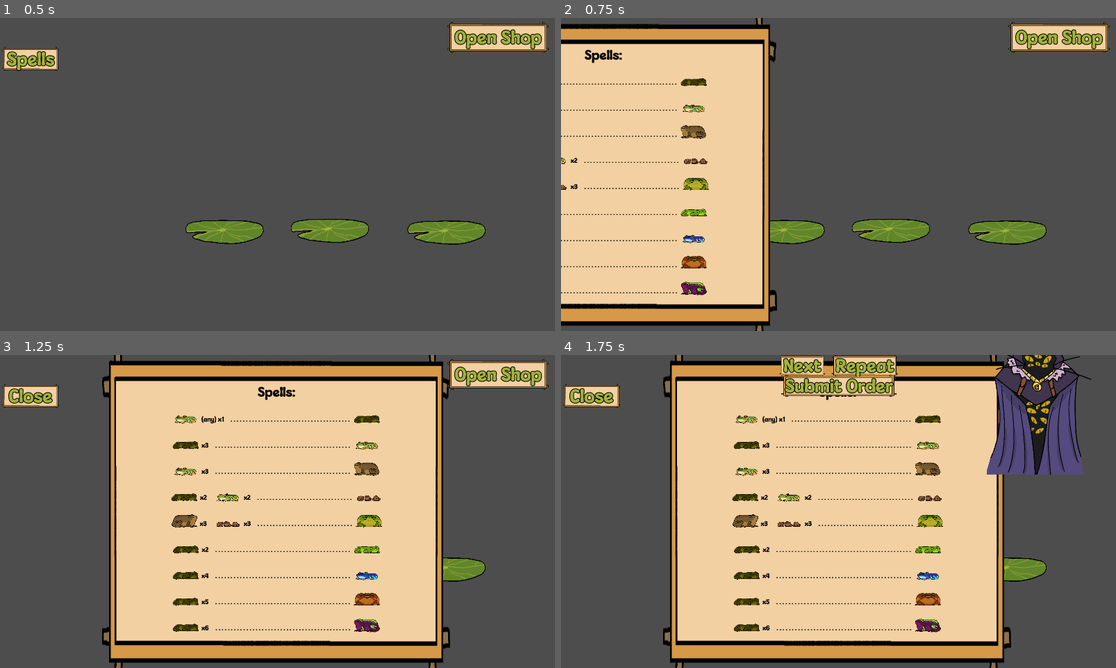
Above: before the commit, frames 1-4 (two rows, left to right).
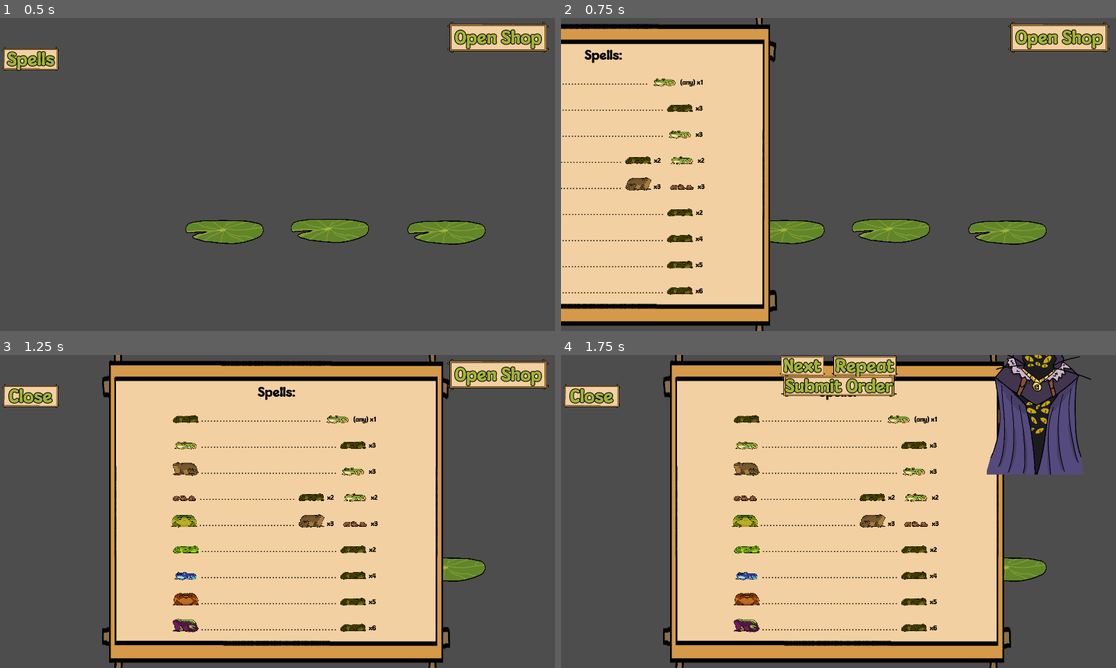
Above: after the commit, the same moments.

Repository: NotTom31/FroggeeToadems
Game: Godot game, scene res://Scenes/Levels/Test/Main-Scene-Tom.tscn
Same seed, same stepped clock (60 frames per second), same inputs: the game is played once before the commit and once after it. This scene is started directly instead of the project's main scene.
Inputs:
- Up to frame 1 (0.5 s): no input
- Up to frame 2 (0.75 s): click "Spells" at 0.5 s
- Up to frame 3 (1.25 s): no input
- Up to frame 4 (1.75 s): click "Open Shop" at 1.25 s

Frame 1 is identical in both runs. In frame 2, 2.5% of the frame differs, in the area x 0-27%, y 19-89%; in frame 3, 4.1%, in the area x 30-69%, y 19-89%; in frame 4, 4.1%.
Error in both runs: Invalid call. Nonexistent function 'reset_cursor' in base 'Window'. (res://Code/Managers/LevelManager.gd:302)

Commit message:
Fixed spawn sound, improved spellbook legibility

Diff:
--- a/Code/FrogLogic/frog_spawner.gd
+++ b/Code/FrogLogic/frog_spawner.gd
@@ -44,6 +44,19 @@
 		# 5 fat
 		if Input.is_action_just_pressed("fat_spawn"):
 			spawn_frog_random_loc(MagicManager.FrogType.FAT, false)
+		# 6 bright
+		if Input.is_action_just_pressed("bright_spawn"):
+			spawn_frog_random_loc(MagicManager.FrogType.BRIGHT, false)
+		# 7 dart
+		if Input.is_action_just_pressed("dart_spawn"):
+			spawn_frog_random_loc(MagicManager.FrogType.DART, false)
+		# 8 orange
+		if Input.is_action_just_pressed("orange_spawn"):
+			spawn_frog_random_loc(MagicManager.FrogType.ORANGE, false)
+		# 9 purple
+		if Input.is_action_just_pressed("purple_spawn"):
+			spawn_frog_random_loc(MagicManager.FrogType.PURPLE, false)
+
 
 
 # Spawns a frog of the chosen type in a random location in the Spawn Area
--- a/Code/Managers/magic_manager.gd
+++ b/Code/Managers/magic_manager.gd
@@ -71,30 +71,18 @@
 		13:
 			if get_tree().root.get_child(0) is Main:
 				get_tree().root.get_child(0).play_sound("magic")
-			await get_tree().create_timer(0.75*randf_range(.95,1.1)).timeout
-			if get_tree().root.get_child(0) is Main:
-				get_tree().root.get_child(0).play_sound("frog_spawn")
 			Summon.emit(FrogType.BRIGHT)
 		14:
 			if get_tree().root.get_child(0) is Main:
 				get_tree().root.get_child(0).play_sound("magic")
-			await get_tree().create_timer(0.75*randf_range(.95,1.1)).timeout
-			if get_tree().root.get_child(0) is Main:
-				get_tree().root.get_child(0).play_sound("frog_spawn")
 			Summon.emit(FrogType.DART)
 		15:
 			if get_tree().root.get_child(0) is Main:
 				get_tree().root.get_child(0).play_sound("magic")
-			await get_tree().create_timer(0.75*randf_range(.95,1.1)).timeout
-			if get_tree().root.get_child(0) is Main:
-				get_tree().root.get_child(0).play_sound("frog_spawn")
 			Summon.emit(FrogType.ORANGE)
 		16:
 			if get_tree().root.get_child(0) is Main:
 				get_tree().root.get_child(0).play_sound("magic")
-			await get_tree().create_timer(0.75*randf_range(.95,1.1)).timeout
-			if get_tree().root.get_child(0) is Main:
-				get_tree().root.get_child(0).play_sound("frog_spawn")
 			Summon.emit(FrogType.PURPLE)
 		_:
 			print("tried to cast an invalid spell")
--- a/Scenes/UI/spell_ui.tscn
+++ b/Scenes/UI/spell_ui.tscn
@@ -137,6 +137,26 @@
 size_flags_vertical = 4
 alignment = 1
 
+[node name="BasicProduct" type="TextureRect" parent="Control/MarginContainer/HBoxContainer/BasicRecipe"]
+clip_contents = true
+custom_minimum_size = Vector2(100, 0)
+layout_mode = 2
+texture = ExtResource("4_o8vp7")
+expand_mode = 5
+
+[node name="DotSpacers" type="Label" parent="Control/MarginContainer/HBoxContainer/BasicRecipe"]
+layout_mode = 2
+theme_override_colors/font_color = Color(0, 0, 0, 1)
+theme_override_fonts/font = ExtResource("3_nq4v7")
+theme_override_font_sizes/font_size = 22
+text = "
+. . ."
+
+[node name="VSeparatorFinal" type="VSeparator" parent="Control/MarginContainer/HBoxContainer/BasicRecipe"]
+visible = false
+modulate = Color(1, 1, 1, 0)
+layout_mode = 2
+
 [node name="BasicImg" type="TextureRect" parent="Control/MarginContainer/HBoxContainer/BasicRecipe"]
 clip_contents = true
 custom_minimum_size = Vector2(100, 0)
@@ -325,26 +345,6 @@
 modulate = Color(1, 1, 1, 0)
 custom_minimum_size = Vector2(15, 0)
 layout_mode = 2
-
-[node name="DotSpacers" type="Label" parent="Control/MarginContainer/HBoxContainer/BasicRecipe"]
-layout_mode = 2
-theme_override_colors/font_color = Color(0, 0, 0, 1)
-theme_override_fonts/font = ExtResource("3_nq4v7")
-theme_override_font_sizes/font_size = 22
-text = "
-. . ."
-
-[node name="VSeparatorFinal" type="VSeparator" parent="Control/MarginContainer/HBoxContainer/BasicRecipe"]
-visible = false
-modulate = Color(1, 1, 1, 0)
-layout_mode = 2
-
-[node name="BasicProduct" type="TextureRect" parent="Control/MarginContainer/HBoxContainer/BasicRecipe"]
-clip_contents = true
-custom_minimum_size = Vector2(100, 0)
-layout_mode = 2
-texture = ExtResource("4_o8vp7")
-expand_mode = 5
 
 [node name="TropRecipe" type="HBoxContainer" parent="Control/MarginContainer/HBoxContainer"]
 custom_minimum_size = Vector2(0, 10)
@@ -353,6 +353,26 @@
 size_flags_vertical = 4
 alignment = 1
 
+[node name="VSeparatorFinal" type="VSeparator" parent="Control/MarginContainer/HBoxContainer/TropRecipe"]
+visible = false
+modulate = Color(1, 1, 1, 0)
+layout_mode = 2
+
+[node name="TropProduct" type="TextureRect" parent="Control/MarginContainer/HBoxContainer/TropRecipe"]
+clip_contents = true
+custom_minimum_size = Vector2(100, 0)
+layout_mode = 2
+texture = ExtResource("5_7xe46")
+expand_mode = 5
+
+[node name="DotSpacers" type="Label" parent="Control/MarginContainer/HBoxContainer/TropRecipe"]
+layout_mode = 2
+theme_override_colors/font_color = Color(0, 0, 0, 1)
+theme_override_fonts/font = ExtResource("3_nq4v7")
+theme_override_font_sizes/font_size = 22
+text = "
+. . ."
+
 [node name="BasicImg" type="TextureRect" parent="Control/MarginContainer/HBoxContainer/TropRecipe"]
 clip_contents = true
 custom_minimum_size = Vector2(100, 0)
@@ -541,26 +561,6 @@
 modulate = Color(1, 1, 1, 0)
 custom_minimum_size = Vector2(15, 0)
 layout_mode = 2
-
-[node name="DotSpacers" type="Label" parent="Control/MarginContainer/HBoxContainer/TropRecipe"]
-layout_mode = 2
-theme_override_colors/font_color = Color(0, 0, 0, 1)
-theme_override_fonts/font = ExtResource("3_nq4v7")
-theme_override_font_sizes/font_size = 22
-text = "
-. . ."
-
-[node name="VSeparatorFinal" type="VSeparator" parent="Control/MarginContainer/HBoxContainer/TropRecipe"]
-visible = false
-modulate = Color(1, 1, 1, 0)
-layout_mode = 2
-
-[node name="TropProduct" type="TextureRect" parent="Control/MarginContainer/HBoxContainer/TropRecipe"]
-clip_contents = true
-custom_minimum_size = Vector2(100, 0)
-layout_mode = 2
-texture = ExtResource("5_7xe46")
-expand_mode = 5
 
 [node name="MudRecipe" type="HBoxContainer" parent="Control/MarginContainer/HBoxContainer"]
 custom_minimum_size = Vector2(0, 10)
@@ -569,6 +569,26 @@
 size_flags_vertical = 4
 alignment = 1
 
+[node name="VSeparatorFinal" type="VSeparator" parent="Control/MarginContainer/HBoxContainer/MudRecipe"]
+visible = false
+modulate = Color(1, 1, 1, 0)
+layout_mode = 2
+
+[node name="MudProduct" type="TextureRect" parent="Control/MarginContainer/HBoxContainer/MudRecipe"]
+clip_contents = true
+custom_minimum_size = Vector2(100, 0)
+layout_mode = 2
+texture = ExtResource("6_7x30o")
+expand_mode = 5
+
+[node name="DotSpacers" type="Label" parent="Control/MarginContainer/HBoxContainer/MudRecipe"]
+layout_mode = 2
+theme_override_colors/font_color = Color(0, 0, 0, 1)
+theme_override_fonts/font = ExtResource("3_nq4v7")
+theme_override_font_sizes/font_size = 22
+text = "
+. . ."
+
 [node name="BasicImg" type="TextureRect" parent="Control/MarginContainer/HBoxContainer/MudRecipe"]
 clip_contents = true
 custom_minimum_size = Vector2(100, 0)
@@ -757,26 +777,6 @@
 modulate = Color(1, 1, 1, 0)
 custom_minimum_size = Vector2(15, 0)
 layout_mode = 2
-
-[node name="DotSpacers" type="Label" parent="Control/MarginContainer/HBoxContainer/MudRecipe"]
-layout_mode = 2
-theme_override_colors/font_color = Color(0, 0, 0, 1)
-theme_override_fonts/font = ExtResource("3_nq4v7")
-theme_override_font_sizes/font_size = 22
-text = "
-. . ."
-
-[node name="VSeparatorFinal" type="VSeparator" parent="Control/MarginContainer/HBoxContainer/MudRecipe"]
-visible = false
-modulate = Color(1, 1, 1, 0)
-layout_mode = 2
-
-[node name="MudProduct" type="TextureRect" parent="Control/MarginContainer/HBoxContainer/MudRecipe"]
-clip_contents = true
-custom_minimum_size = Vector2(100, 0)
-layout_mode = 2
-texture = ExtResource("6_7x30o")
-expand_mode = 5
 
 [node name="SmallRecipe" type="HBoxContainer" parent="Control/MarginContainer/HBoxContainer"]
 custom_minimum_size = Vector2(0, 10)
@@ -785,6 +785,26 @@
 size_flags_vertical = 4
 alignment = 1
 
+[node name="SmallProduct" type="TextureRect" parent="Control/MarginContainer/HBoxContainer/SmallRecipe"]
+clip_contents = true
+custom_minimum_size = Vector2(100, 0)
+layout_mode = 2
+texture = ExtResource("7_fip3l")
+expand_mode = 5
+
+[node name="DotSpacers" type="Label" parent="Control/MarginContainer/HBoxContainer/SmallRecipe"]
+layout_mode = 2
+theme_override_colors/font_color = Color(0, 0, 0, 1)
+theme_override_fonts/font = ExtResource("3_nq4v7")
+theme_override_font_sizes/font_size = 22
+text = "
+. . ."
+
+[node name="VSeparatorFinal" type="VSeparator" parent="Control/MarginContainer/HBoxContainer/SmallRecipe"]
+visible = false
+modulate = Color(1, 1, 1, 0)
+layout_mode = 2
+
 [node name="BasicImg" type="TextureRect" parent="Control/MarginContainer/HBoxContainer/SmallRecipe"]
 clip_contents = true
 custom_minimum_size = Vector2(100, 0)
@@ -973,26 +993,6 @@
 modulate = Color(1, 1, 1, 0)
 custom_minimum_size = Vector2(15, 0)
 layout_mode = 2
-
-[node name="DotSpacers" type="Label" parent="Control/MarginContainer/HBoxContainer/SmallRecipe"]
-layout_mode = 2
-theme_override_colors/font_color = Color(0, 0, 0, 1)
-theme_override_fonts/font = ExtResource("3_nq4v7")
-theme_override_font_sizes/font_size = 22
-text = "
-. . ."
-
-[node name="VSeparatorFinal" type="VSeparator" parent="Control/MarginContainer/HBoxContainer/SmallRecipe"]
-visible = false
-modulate = Color(1, 1, 1, 0)
-layout_mode = 2
-
-[node name="SmallProduct" type="TextureRect" parent="Control/MarginContainer/HBoxContainer/SmallRecipe"]
-clip_contents = true
-custom_minimum_size = Vector2(100, 0)
-layout_mode = 2
-texture = ExtResource("7_fip3l")
-expand_mode = 5
 
 [node name="FatRecipe" type="HBoxContainer" parent="Control/MarginContainer/HBoxContainer"]
 custom_minimum_size = Vector2(0, 10)
@@ -1001,6 +1001,26 @@
 size_flags_vertical = 4
 alignment = 1
 
+[node name="VSeparatorFinal" type="VSeparator" parent="Control/MarginContainer/HBoxContainer/FatRecipe"]
+visible = false
+modulate = Color(1, 1, 1, 0)
+layout_mode = 2
+
+[node name="FatProduct" type="TextureRect" parent="Control/MarginContainer/HBoxContainer/FatRecipe"]
+clip_contents = true
+custom_minimum_size = Vector2(100, 0)
+layout_mode = 2
+texture = ExtResource("8_nqhld")
+expand_mode = 5
+
+[node name="DotSpacers" type="Label" parent="Control/MarginContainer/HBoxContainer/FatRecipe"]
+layout_mode = 2
+theme_override_colors/font_color = Color(0, 0, 0, 1)
+theme_override_fonts/font = ExtResource("3_nq4v7")
+theme_override_font_sizes/font_size = 22
+text = "
+. . ."
+
 [node name="BasicImg" type="TextureRect" parent="Control/MarginContainer/HBoxContainer/FatRecipe"]
 clip_contents = true
 custom_minimum_size = Vector2(100, 0)
@@ -1189,26 +1209,6 @@
 modulate = Color(1, 1, 1, 0)
 custom_minimum_size = Vector2(15, 0)
 layout_mode = 2
-
-[node name="DotSpacers" type="Label" parent="Control/MarginContainer/HBoxContainer/FatRecipe"]
-layout_mode = 2
-theme_override_colors/font_color = Color(0, 0, 0, 1)
-theme_override_fonts/font = ExtResource("3_nq4v7")
-theme_override_font_sizes/font_size = 22
-text = "
-. . ."
-
-[node name="VSeparatorFinal" type="VSeparator" parent="Control/MarginContainer/HBoxContainer/FatRecipe"]
-visible = false
-modulate = Color(1, 1, 1, 0)
-layout_mode = 2
-
-[node name="FatProduct" type="TextureRect" parent="Control/MarginContainer/HBoxContainer/FatRecipe"]
-clip_contents = true
-custom_minimum_size = Vector2(100, 0)
-layout_mode = 2
-texture = ExtResource("8_nqhld")
-expand_mode = 5
 
 [node name="BrightRecipe" type="HBoxContainer" parent="Control/MarginContainer/HBoxContainer"]
 custom_minimum_size = Vector2(0, 10)
@@ -1217,6 +1217,26 @@
 size_flags_vertical = 4
 alignment = 1
 
+[node name="VSeparatorFinal" type="VSeparator" parent="Control/MarginContainer/HBoxContainer/BrightRecipe"]
+visible = false
+modulate = Color(1, 1, 1, 0)
+layout_mode = 2
+
+[node name="BrightProduct" type="TextureRect" parent="Control/MarginContainer/HBoxContainer/BrightRecipe"]
+clip_contents = true
+custom_minimum_size = Vector2(100, 0)
+layout_mode = 2
+texture = ExtResource("9_fcvrm")
+expand_mode = 5
+
+[node name="DotSpacers" type="Label" parent="Control/MarginContainer/HBoxContainer/BrightRecipe"]
+layout_mode = 2
+theme_override_colors/font_color = Color(0, 0, 0, 1)
+theme_override_fonts/font = ExtResource("3_nq4v7")
+theme_override_font_sizes/font_size = 22
+text = "
+. . ."
+
 [node name="BasicImg" type="TextureRect" parent="Control/MarginContainer/HBoxContainer/BrightRecipe"]
 clip_contents = true
 custom_minimum_size = Vector2(100, 0)
@@ -1405,26 +1425,6 @@
 modulate = Color(1, 1, 1, 0)
 custom_minimum_size = Vector2(15, 0)
 layout_mode = 2
-
-[node name="DotSpacers" type="Label" parent="Control/MarginContainer/HBoxContainer/BrightRecipe"]
-layout_mode = 2
-theme_override_colors/font_color = Color(0, 0, 0, 1)
-theme_override_fonts/font = ExtResource("3_nq4v7")
-theme_override_font_sizes/font_size = 22
-text = "
-. . ."
-
-[node name="VSeparatorFinal" type="VSeparator" parent="Control/MarginContainer/HBoxContainer/BrightRecipe"]
-visible = false
-modulate = Color(1, 1, 1, 0)
-layout_mode = 2
-
-[node name="BrightProduct" type="TextureRect" parent="Control/MarginContainer/HBoxContainer/BrightRecipe"]
-clip_contents = true
-custom_minimum_size = Vector2(100, 0)
-layout_mode = 2
-texture = ExtResource("9_fcvrm")
-expand_mode = 5
 
 [node name="DartRecipe" type="HBoxContainer" parent="Control/MarginContainer/HBoxContainer"]
 custom_minimum_size = Vector2(0, 10)
@@ -1433,6 +1433,26 @@
 size_flags_vertical = 4
 alignment = 1
 
+[node name="DartProduct" type="TextureRect" parent="Control/MarginContainer/HBoxContainer/DartRecipe"]
+clip_contents = true
+custom_minimum_size = Vector2(100, 0)
+layout_mode = 2
+texture = ExtResource("10_bmgj6")
+expand_mode = 5
+
+[node name="DotSpacers" type="Label" parent="Control/MarginContainer/HBoxContainer/DartRecipe"]
+layout_mode = 2
+theme_override_colors/font_color = Color(0, 0, 0, 1)
+theme_override_fonts/font = ExtResource("3_nq4v7")
+theme_override_font_sizes/font_size = 22
+text = "
+. . ."
+
+[node name="VSeparatorFinal" type="VSeparator" parent="Control/MarginContainer/HBoxContainer/DartRecipe"]
+visible = false
+modulate = Color(1, 1, 1, 0)
+layout_mode = 2
+
 [node name="BasicImg" type="TextureRect" parent="Control/MarginContainer/HBoxContainer/DartRecipe"]
 clip_contents = true
 custom_minimum_size = Vector2(100, 0)
@@ -1621,26 +1641,6 @@
 modulate = Color(1, 1, 1, 0)
 custom_minimum_size = Vector2(15, 0)
 layout_mode = 2
-
-[node name="DotSpacers" type="Label" parent="Control/MarginContainer/HBoxContainer/DartRecipe"]
-layout_mode = 2
-theme_override_colors/font_color = Color(0, 0, 0, 1)
-theme_override_fonts/font = ExtResource("3_nq4v7")
-theme_override_font_sizes/font_size = 22
-text = "
-. . ."
-
-[node name="VSeparatorFinal" type="VSeparator" parent="Control/MarginContainer/HBoxContainer/DartRecipe"]
-visible = false
-modulate = Color(1, 1, 1, 0)
-layout_mode = 2
-
-[node name="DartProduct" type="TextureRect" parent="Control/MarginContainer/HBoxContainer/DartRecipe"]
-clip_contents = true
-custom_minimum_size = Vector2(100, 0)
-layout_mode = 2
-texture = ExtResource("10_bmgj6")
-expand_mode = 5
 
 [node name="OrangeRecipe" type="HBoxContainer" parent="Control/MarginContainer/HBoxContainer"]
 custom_minimum_size = Vector2(0, 10)
@@ -1649,6 +1649,26 @@
 size_flags_vertical = 4
 alignment = 1
 
+[node name="OrangeProduct" type="TextureRect" parent="Control/MarginContainer/HBoxContainer/OrangeRecipe"]
+clip_contents = true
+custom_minimum_size = Vector2(100, 0)
+layout_mode = 2
+texture = ExtResource("11_dk61i")
+expand_mode = 5
+
+[node name="DotSpacers" type="Label" parent="Control/MarginContainer/HBoxContainer/OrangeRecipe"]
+layout_mode = 2
+theme_override_colors/font_color = Color(0, 0, 0, 1)
+theme_override_fonts/font = ExtResource("3_nq4v7")
+theme_override_font_sizes/font_size = 22
+text = "
+. . ."
+
+[node name="VSeparatorFinal" type="VSeparator" parent="Control/MarginContainer/HBoxContainer/OrangeRecipe"]
+visible = false
+modulate = Color(1, 1, 1, 0)
+layout_mode = 2
+
 [node name="BasicImg" type="TextureRect" parent="Control/MarginContainer/HBoxContainer/OrangeRecipe"]
 clip_contents = true
 custom_minimum_size = Vector2(100, 0)
@@ -1837,26 +1857,6 @@
 modulate = Color(1, 1, 1, 0)
 custom_minimum_size = Vector2(15, 0)
 layout_mode = 2
-
-[node name="DotSpacers" type="Label" parent="Control/MarginContainer/HBoxContainer/OrangeRecipe"]
-layout_mode = 2
-theme_override_colors/font_color = Color(0, 0, 0, 1)
-theme_override_fonts/font = ExtResource("3_nq4v7")
-theme_override_font_sizes/font_size = 22
-text = "
-. . ."
-
-[node name="VSeparatorFinal" type="VSeparator" parent="Control/MarginContainer/HBoxContainer/OrangeRecipe"]
-visible = false
-modulate = Color(1, 1, 1, 0)
-layout_mode = 2
-
-[node name="OrangeProduct" type="TextureRect" parent="Control/MarginContainer/HBoxContainer/OrangeRecipe"]
-clip_contents = true
-custom_minimum_size = Vector2(100, 0)
-layout_mode = 2
-texture = ExtResource("11_dk61i")
-expand_mode = 5
 
 [node name="PurpleRecipe" type="HBoxContainer" parent="Control/MarginContainer/HBoxContainer"]
 custom_minimum_size = Vector2(0, 10)
@@ -1865,6 +1865,26 @@
 size_flags_vertical = 4
 alignment = 1
 
+[node name="PurpleProduct" type="TextureRect" parent="Control/MarginContainer/HBoxContainer/PurpleRecipe"]
+clip_contents = true
+custom_minimum_size = Vector2(100, 0)
+layout_mode = 2
+texture = ExtResource("12_wesjw")
+expand_mode = 5
+
+[node name="DotSpacers" type="Label" parent="Control/MarginContainer/HBoxContainer/PurpleRecipe"]
+layout_mode = 2
+theme_override_colors/font_color = Color(0, 0, 0, 1)
+theme_override_fonts/font = ExtResource("3_nq4v7")
+theme_override_font_sizes/font_size = 22
+text = "
+. . ."
+
+[node name="VSeparatorFinal" type="VSeparator" parent="Control/MarginContainer/HBoxContainer/PurpleRecipe"]
+visible = false
+modulate = Color(1, 1, 1, 0)
+layout_mode = 2
+
 [node name="BasicImg" type="TextureRect" parent="Control/MarginContainer/HBoxContainer/PurpleRecipe"]
 clip_contents = true
 custom_minimum_size = Vector2(100, 0)
@@ -2053,26 +2073,6 @@
 modulate = Color(1, 1, 1, 0)
 custom_minimum_size = Vector2(15, 0)
 layout_mode = 2
-
-[node name="DotSpacers" type="Label" parent="Control/MarginContainer/HBoxContainer/PurpleRecipe"]
-layout_mode = 2
-theme_override_colors/font_color = Color(0, 0, 0, 1)
-theme_override_fonts/font = ExtResource("3_nq4v7")
-theme_override_font_sizes/font_size = 22
-text = "
-. . ."
-
-[node name="VSeparatorFinal" type="VSeparator" parent="Control/MarginContainer/HBoxContainer/PurpleRecipe"]
-visible = false
-modulate = Color(1, 1, 1, 0)
-layout_mode = 2
-
-[node name="PurpleProduct" type="TextureRect" parent="Control/MarginContainer/HBoxContainer/PurpleRecipe"]
-clip_contents = true
-custom_minimum_size = Vector2(100, 0)
-layout_mode = 2
-texture = ExtResource("12_wesjw")
-expand_mode = 5
 
 [node name="CloseButton" parent="Control" instance=ExtResource("2_a30l4")]
 layout_mode = 0
--- a/project.godot
+++ b/project.godot
@@ -63,6 +63,26 @@
 "events": [Object(InputEventMouseButton,"resource_local_to_scene":false,"resource_name":"","device":-1,"window_id":0,"a …(257 unchanged characters)…
 ]
 }
+bright_spawn={
+"deadzone": 0.5,
+"events": [Object(InputEventKey,"resource_local_to_scene":false,"resource_name":"","device":-1,"window_id":0,"alt_pressed":false,"shift_pressed":false,"ctrl_pressed":false,"meta_pressed":false,"pressed":false,"keycode":0,"physical_keycode":54,"key_label":0,"unicode":54,"location":0,"echo":false,"script":null)
+]
+}
+dart_spawn={
+"deadzone": 0.5,
+"events": [Object(InputEventKey,"resource_local_to_scene":false,"resource_name":"","device":-1,"window_id":0,"alt_pressed":false,"shift_pressed":false,"ctrl_pressed":false,"meta_pressed":false,"pressed":false,"keycode":0,"physical_keycode":55,"key_label":0,"unicode":55,"location":0,"echo":false,"script":null)
+]
+}
+orange_spawn={
+"deadzone": 0.5,
+"events": [Object(InputEventKey,"resource_local_to_scene":false,"resource_name":"","device":-1,"window_id":0,"alt_pressed":false,"shift_pressed":false,"ctrl_pressed":false,"meta_pressed":false,"pressed":false,"keycode":0,"physical_keycode":56,"key_label":0,"unicode":56,"location":0,"echo":false,"script":null)
+]
+}
+purple_spawn={
+"deadzone": 0.5,
+"events": [Object(InputEventKey,"resource_local_to_scene":false,"resource_name":"","device":-1,"window_id":0,"alt_pressed":false,"shift_pressed":false,"ctrl_pressed":false,"meta_pressed":false,"pressed":false,"keycode":0,"physical_keycode":57,"key_label":0,"unicode":57,"location":0,"echo":false,"script":null)
+]
+}
 
 [layer_names]
 
